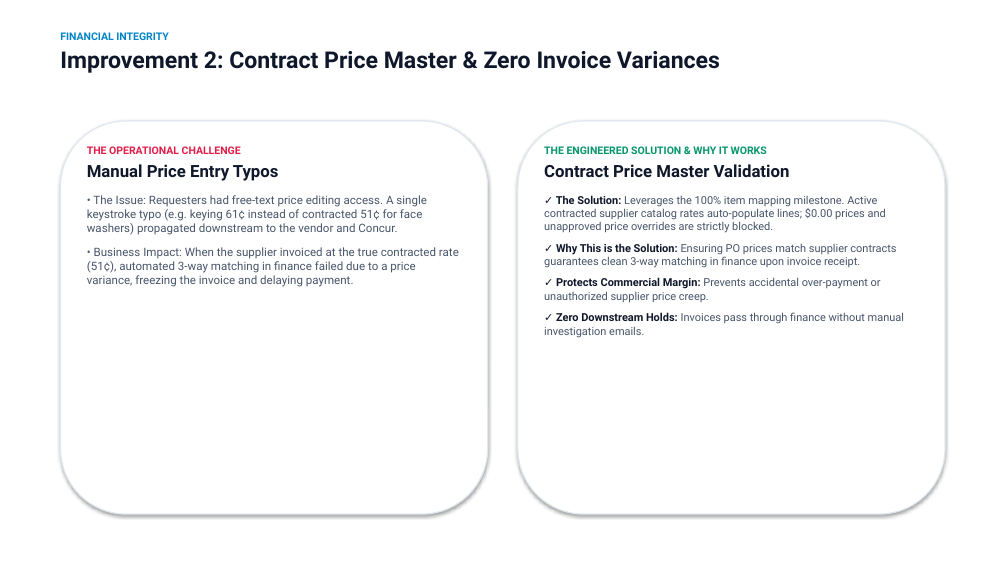
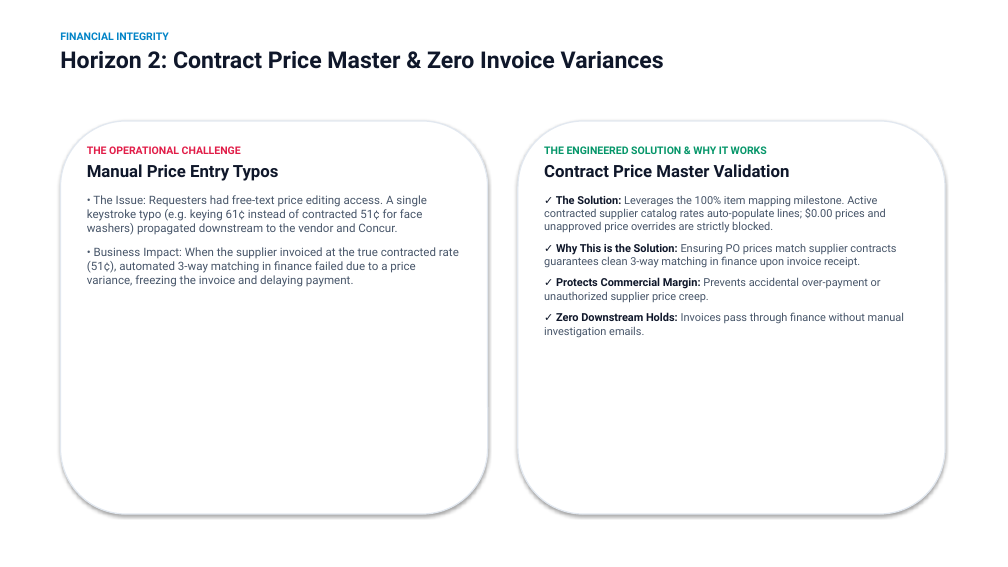
Before and after one commit to SPLGit-Project/ProcureFlow-App, a slide deck: slide 6 of docs/ProcureFlow_Executive_Roadmap.pptx. Drawn at 1008x567 pixels with LibreOffice and Linux fonts; fonts in the diff are those of the drawing. Boxes give left, top, right and bottom in pixels: in the first picture for what was removed or moved away, otherwise in the second. Text is boxed around its words. In the diff, an @@ line names an element or a change of style, - is before the commit and + after.

Commit message:
docs: elevate action plan & presentation to v4.0 with Three-Horizon model, training in forward pipeline, and Short Supply logic migration

```diff
--- a/docs/ProcureFlow_Executive_Roadmap.pptx
+++ b/docs/ProcureFlow_Executive_Roadmap.pptx
@@ text at (60,51,664,69): text changed @@
-Improvement 2: Contract Price Master & Zero Invoice Variances
+Horizon 2: Contract Price Master & Zero Invoice Variances
```
Also in this commit, not shown: 8 other slides changed, 1 other file.
